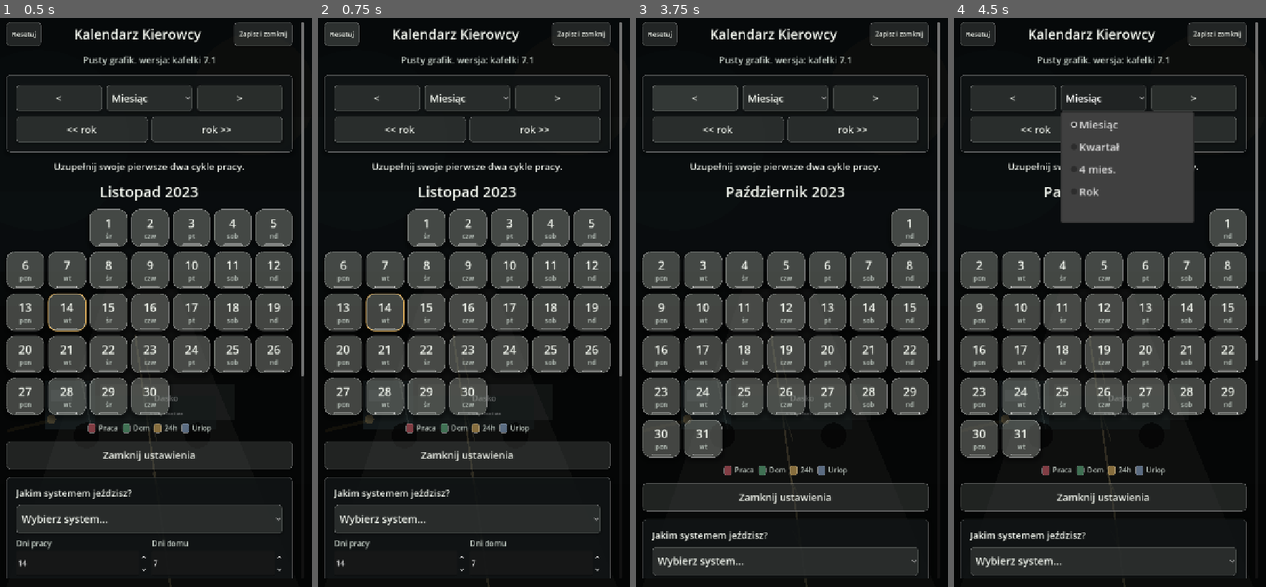
Above: before the commit, frames 1-4 (left to right).
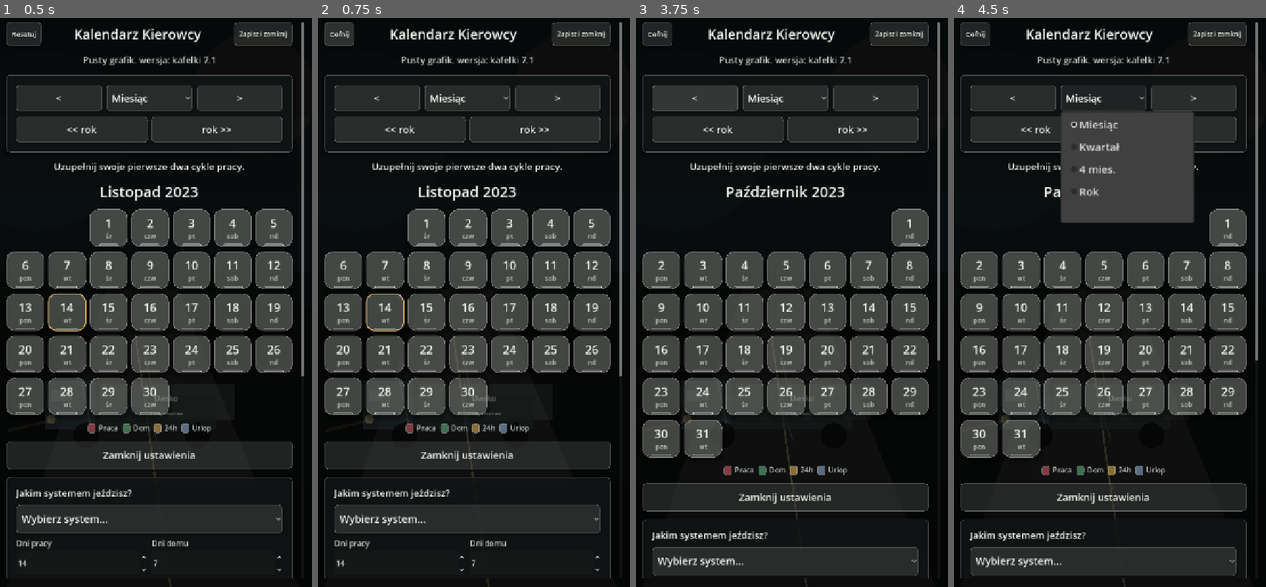
Above: after the commit, the same moments.

Repository: ElKlient/IDOL-Genesis
Game: Godot game, scene res://scenes/main.tscn
Two runs of this game, one before a commit and one after it. Both use one fixed random seed, a clock stepped at 60 frames per second and the inputs below.
Inputs (mouse positions are in pixels of both pictures, inside the frame that each line leads up to):
- Up to frame 1 (0.5 s): no input
- Up to frame 2 (0.75 s): click "Resetuj" at 0.5 s
- Up to frame 3 (3.75 s): click (657, 35) at 1.25 s, where only the run after the commit has a clickable "Cofnij"; click "Zapisz i zamknij" at 2 s; click "Resetuj" at 2.75 s; click "<" at 3.5 s
- Up to frame 4 (4.5 s): click "Miesiąc" at 4.25 s

Frame 1 is identical in both runs. In frame 2, 0.7% of the frame differs, in the area x 3-65%, y 0-5%; in frame 3, 0.7%; in frame 4, 0.7%.

Commit message:
Add undo for calendar reset

Diff:
--- a/scripts/main.gd
+++ b/scripts/main.gd
@@ -94,6 +94,8 @@
 var main_view_saved := false
 var cycle_pending_apply := false
 var day_tools_visible := true
+var reset_undo_available := false
+var reset_undo_snapshot: Dictionary = {}
 var touch_start_position := Vector2.ZERO
 var touch_tracking_active := false
 var touch_drag_cancelled := false
@@ -170,7 +172,7 @@
 
 	reset_settings_button = Button.new()
 	reset_settings_button.text = "Resetuj"
-	_connect_tap(reset_settings_button, Callable(self, "_reset_calendar_settings"))
+	_connect_tap(reset_settings_button, Callable(self, "_on_reset_or_undo_pressed"))
 	_prepare_control(reset_settings_button, 15, 54)
 	reset_settings_button.size_flags_horizontal = Control.SIZE_SHRINK_BEGIN
 	header.add_child(reset_settings_button)
@@ -616,6 +618,19 @@
 	if day_tools_panel != null:
 		day_tools_panel.visible = true
 	_apply_day_tools_visibility()
+	_update_reset_button_text()
+
+
+func _update_reset_button_text() -> void:
+	if reset_settings_button != null:
+		reset_settings_button.text = "Cofnij" if reset_undo_available else "Resetuj"
+
+
+func _on_reset_or_undo_pressed() -> void:
+	if reset_undo_available:
+		_undo_calendar_reset()
+	else:
+		_reset_calendar_settings()
 
 
 func _save_settings_to_disk() -> void:
@@ -626,6 +641,8 @@
 	config.set_value("ui", "main_view_saved", main_view_saved)
 	config.set_value("ui", "cycle_pending_apply", cycle_pending_apply)
 	config.set_value("ui", "day_tools_visible", day_tools_visible)
+	config.set_value("undo_reset", "available", reset_undo_available)
+	config.set_value("undo_reset", "snapshot", reset_undo_snapshot.duplicate(true))
 	config.set_value("calendar", "current_year", current_year)
 	config.set_value("calendar", "current_month", current_month)
 	config.set_value("calendar", "schedule_selected", schedule_option.selected)
@@ -657,6 +674,8 @@
 	main_view_saved = bool(config.get_value("ui", "main_view_saved", false))
 	cycle_pending_apply = bool(config.get_value("ui", "cycle_pending_apply", false))
 	day_tools_visible = bool(config.get_value("ui", "day_tools_visible", true))
+	reset_undo_available = bool(config.get_value("undo_reset", "available", false))
+	_load_reset_undo_snapshot(config.get_value("undo_reset", "snapshot", {}))
 	current_year = int(config.get_value("calendar", "current_year", current_year))
 	current_month = clampi(int(config.get_value("calendar", "current_month", current_month)), 1, 12)
 
@@ -719,6 +738,78 @@
 
 	for key in value.keys():
 		target[String(key)] = String(value[key])
+
+
+func _load_reset_undo_snapshot(value: Variant) -> void:
+	reset_undo_snapshot.clear()
+	if value is Dictionary:
+		reset_undo_snapshot = value.duplicate(true)
+	if reset_undo_snapshot.is_empty():
+		reset_undo_available = false
+
+
+func _calendar_state_snapshot() -> Dictionary:
+	return {
+		"main_view_saved": main_view_saved,
+		"cycle_pending_apply": cycle_pending_apply,
+		"day_tools_visible": day_tools_visible,
+		"settings_visible": settings_panel != null and settings_panel.visible,
+		"current_year": current_year,
+		"current_month": current_month,
+		"schedule_selected": schedule_option.selected,
+		"range_selected": range_option.selected,
+		"start_date": start_input.text,
+		"work_days": int(system_work_spin.value),
+		"home_days": int(system_home_spin.value),
+		"weekly_rest": weekly_rest_toggle.button_pressed,
+		"fixed_start_enabled": fixed_start_toggle.button_pressed,
+		"fixed_start_selected": fixed_start_option.selected,
+		"custom_length": int(custom_length_spin.value),
+		"custom_pattern": custom_pattern.duplicate(),
+		"manual_overrides": manual_overrides.duplicate(true),
+		"notes": notes.duplicate(true),
+		"work_start_unix": work_start_unix,
+		"work_end_unix": work_end_unix,
+		"pause_selected": pause_option.selected,
+	}
+
+
+func _restore_calendar_state(snapshot: Dictionary) -> void:
+	main_view_saved = bool(snapshot.get("main_view_saved", false))
+	cycle_pending_apply = bool(snapshot.get("cycle_pending_apply", false))
+	day_tools_visible = bool(snapshot.get("day_tools_visible", true))
+	current_year = int(snapshot.get("current_year", current_year))
+	current_month = clampi(int(snapshot.get("current_month", current_month)), 1, 12)
+
+	_set_option_selected(schedule_option, _valid_option_index(schedule_option, int(snapshot.get("schedule_selected", 0))))
+	_set_option_selected(range_option, _valid_option_index(range_option, int(snapshot.get("range_selected", 0))))
+	_set_option_selected(pause_option, _valid_option_index(pause_option, int(snapshot.get("pause_selected", 0))))
+	_set_spin_value(system_work_spin, int(snapshot.get("work_days", int(system_work_spin.value))))
+	_set_spin_value(system_home_spin, int(snapshot.get("home_days", int(system_home_spin.value))))
+	_set_spin_value(custom_length_spin, int(snapshot.get("custom_length", int(custom_length_spin.value))))
+
+	start_input.text = String(snapshot.get("start_date", ""))
+	weekly_rest_toggle.set_pressed_no_signal(bool(snapshot.get("weekly_rest", true)))
+	weekly_rest_previous_pressed = weekly_rest_toggle.button_pressed
+	fixed_start_toggle.set_pressed_no_signal(bool(snapshot.get("fixed_start_enabled", false)))
+	fixed_start_previous_pressed = fixed_start_toggle.button_pressed
+	_set_option_selected(fixed_start_option, _valid_option_index(fixed_start_option, int(snapshot.get("fixed_start_selected", 0))))
+	fixed_start_option.visible = fixed_start_toggle.button_pressed
+	custom_panel.visible = _is_custom_schedule()
+
+	_load_custom_pattern(snapshot.get("custom_pattern", []))
+	_load_dictionary_as_ints(manual_overrides, snapshot.get("manual_overrides", {}))
+	_load_dictionary_as_strings(notes, snapshot.get("notes", {}))
+
+	work_start_unix = int(snapshot.get("work_start_unix", 0))
+	work_end_unix = int(snapshot.get("work_end_unix", 0))
+	_restore_work_panel_text()
+	if not _apply_settings(false, false):
+		_rebuild_calendar()
+	_apply_main_view_mode(main_view_saved)
+	if not main_view_saved:
+		_set_settings_visible(bool(snapshot.get("settings_visible", true)))
+	_apply_day_tools_visibility()
 
 
 func _restore_work_panel_text() -> void:
@@ -793,7 +884,24 @@
 	return day_indices
 
 
+func _undo_calendar_reset() -> void:
+	if reset_undo_snapshot.is_empty():
+		reset_undo_available = false
+		_update_reset_button_text()
+		_save_settings_to_disk()
+		return
+
+	var snapshot := reset_undo_snapshot.duplicate(true)
+	reset_undo_available = false
+	reset_undo_snapshot.clear()
+	_restore_calendar_state(snapshot)
+	_update_reset_button_text()
+	_save_settings_to_disk()
+
+
 func _reset_calendar_settings() -> void:
+	reset_undo_snapshot = _calendar_state_snapshot()
+	reset_undo_available = true
 	main_view_saved = false
 	cycle_pending_apply = false
 	day_tools_visible = true
@@ -828,6 +936,7 @@
 	_apply_main_view_mode(false)
 	_apply_day_tools_visibility()
 	_set_settings_visible(true)
+	_update_reset_button_text()
 	_save_settings_to_disk()
 
 
